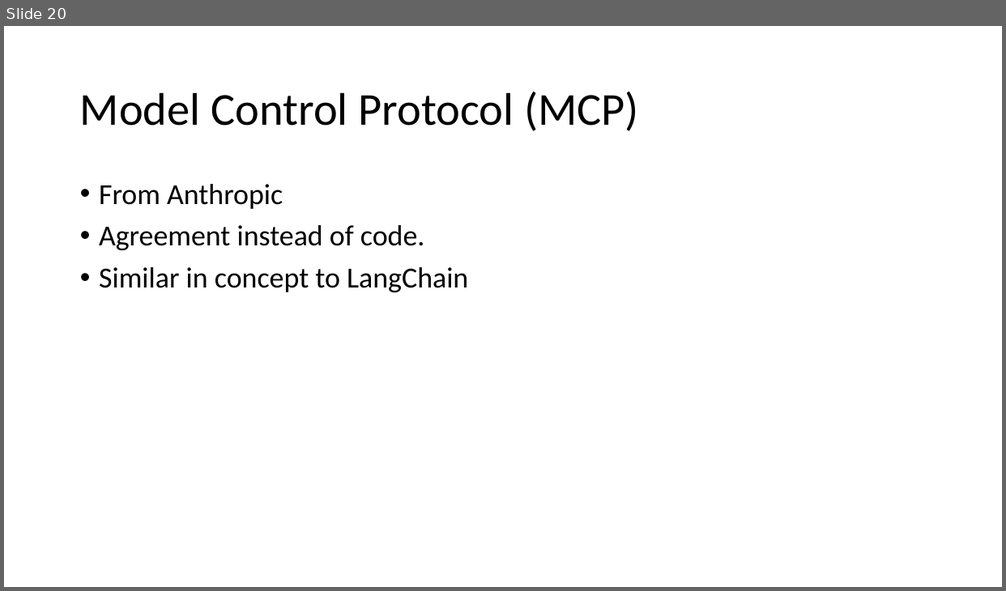
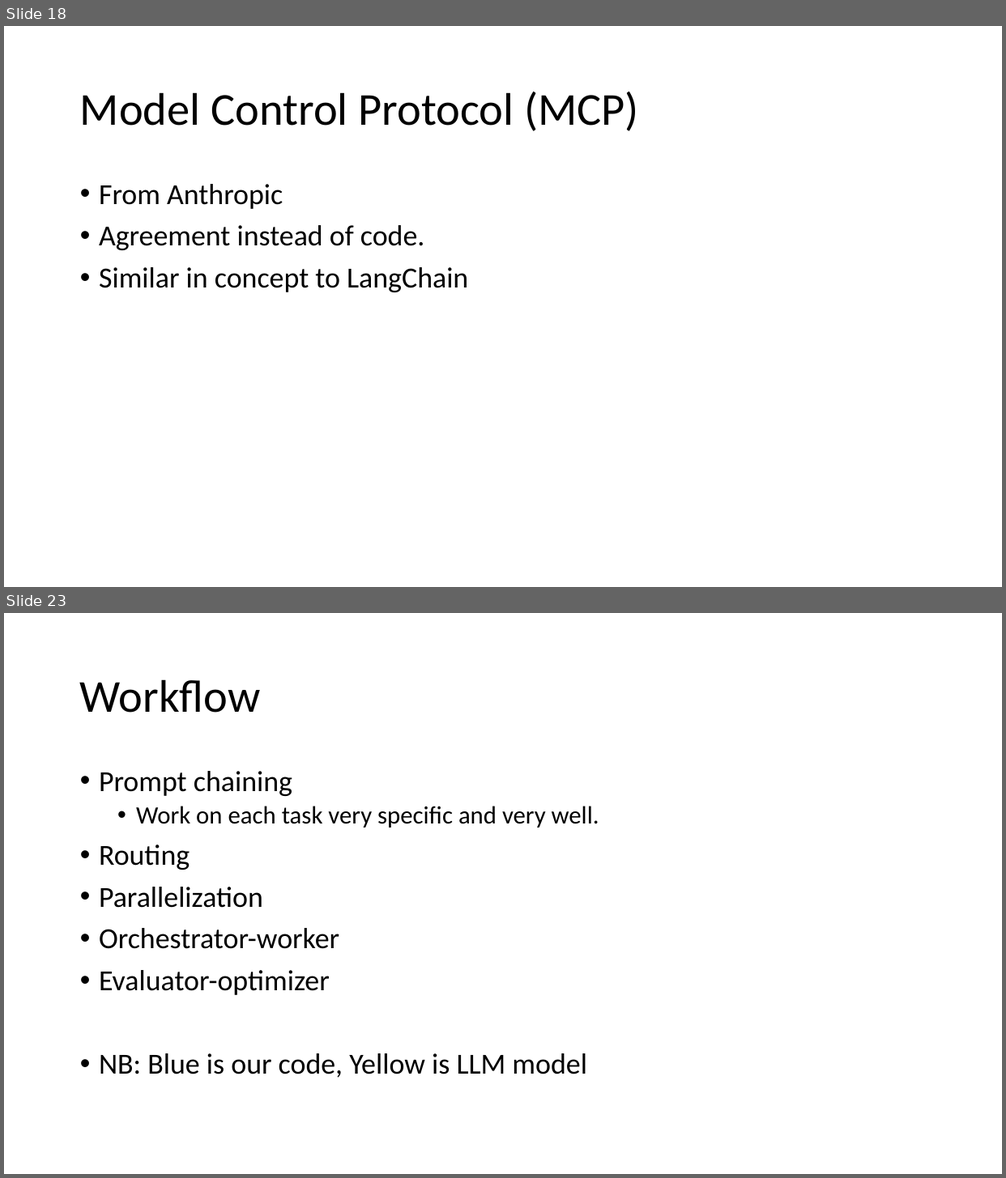
Before and after one commit to kindaichinisan/agents, a slide deck: wj_folder/AI Engineer Agentic Track.pptx. Shown one above the other, each under a label of ours: slide 20 before the commit, slides 18 and 23 after it; the slides between them are not shown. The pictures are 1006x591 and 1006x1178 pixels, drawn with LibreOffice and Linux fonts; fonts in the diff are those of the drawing. Boxes give left, top, right and bottom in pixels: in the first picture for what was removed or moved away, otherwise in the second. Text is boxed around its words. In the diff, an @@ line names an element or a change of style, - is before the commit and + after.

```diff
--- a/wj_folder/AI Engineer Agentic Track.pptx
+++ b/wj_folder/AI Engineer Agentic Track.pptx
@@ slide 23 added at (x1=4, y1=613, x2=1002, y2=1174), background #FFFFFF @@
@@ title added at (x1=80, y1=679, x2=261, y2=713), 44 pt, text #000000 @@
+Workflow
@@ text added at (x1=99, y1=771, x2=599, y2=1078), 28 pt, text #000000 @@
+• Prompt chaining
+  • Work on each task very specific and very well.
+• Routing
+• Parallelization
+• Orchestrator-worker
+• Evaluator-optimizer
+• NB: Blue is our code, Yellow is LLM model
@@ what was slide 20 is now slide 18 @@
```
Also in this commit, not shown: 2 slides changed, 18 other slides added, 7 other files.
